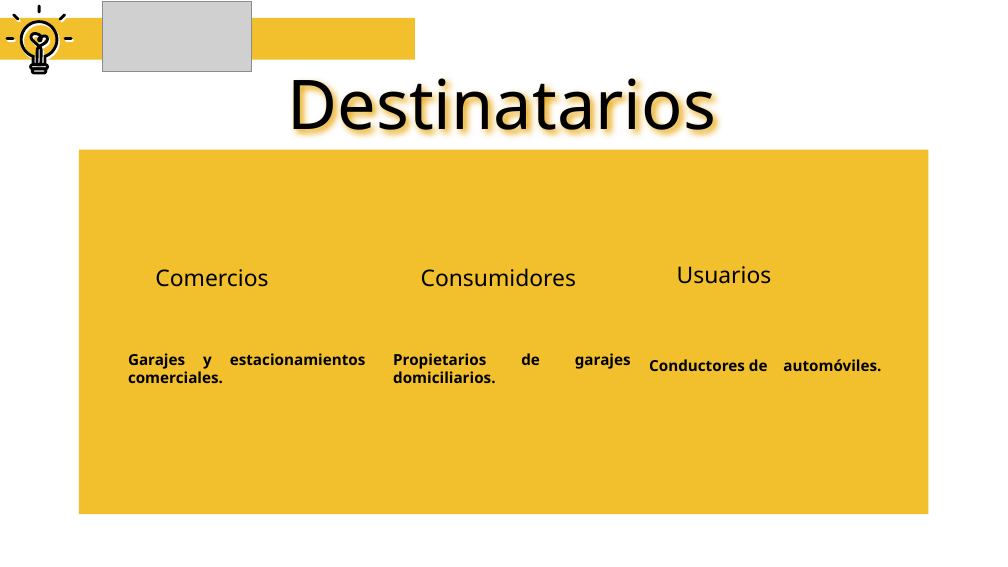
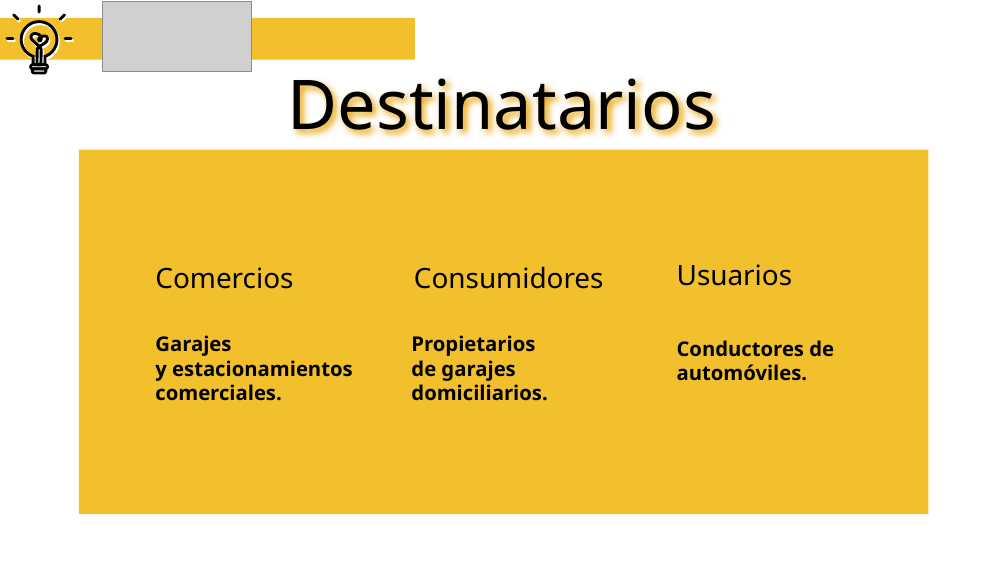
Before and after one commit to cballende/CPFS-2025-TPF3C-ALLENDE, a slide deck: slide 5 of Resource/Notes/pitch.odp. Drawn at 1008x567 pixels with LibreOffice and Linux fonts; fonts in the diff are those of the drawing; grey boxes stand for pictures. Boxes give left, top, right and bottom in pixels: in the first picture for what was removed or moved away, otherwise in the second. Text is boxed around its words. In the diff, an @@ line names an element or a change of style, - is before the commit and + after.

```diff
--- a/Resource/Notes/pitch.odp
+++ b/Resource/Notes/pitch.odp
@@ size 18 to 22 pt in 3 elements at bbox=[155, 267, 293, 289], bbox=[677, 264, 793, 286], bbox=[414, 266, 604, 289] @@
@@ title "Consumidores": place and size @@
-title "Consumidores" at bbox=[421, 268, 576, 287]
+title "Consumidores" at bbox=[414, 266, 604, 289]
@@ text "Conductores de automóviles.": place and size @@
-text "Conductores de automóviles." at bbox=[649, 359, 881, 371]
+text "Conductores de automóviles." at bbox=[677, 340, 834, 381]
@@ text "Conductores de automóviles." at bbox=[677, 340, 834, 381]: size 12 to 16 pt; alignment justified to left @@
@@ text at bbox=[155, 335, 352, 401]: text changed; size 12 to 16 pt @@
-Garajes y estacionamientos comerciales.
+Garajes
+y estacionamientos comerciales.
@@ text at bbox=[411, 335, 547, 401]: text changed; size 12 to 16 pt @@
-Propietarios de garajes domiciliarios.
+Propietarios
+de garajes domiciliarios.
```
Also in this commit, not shown: 8 other slides changed, 1 other file.
